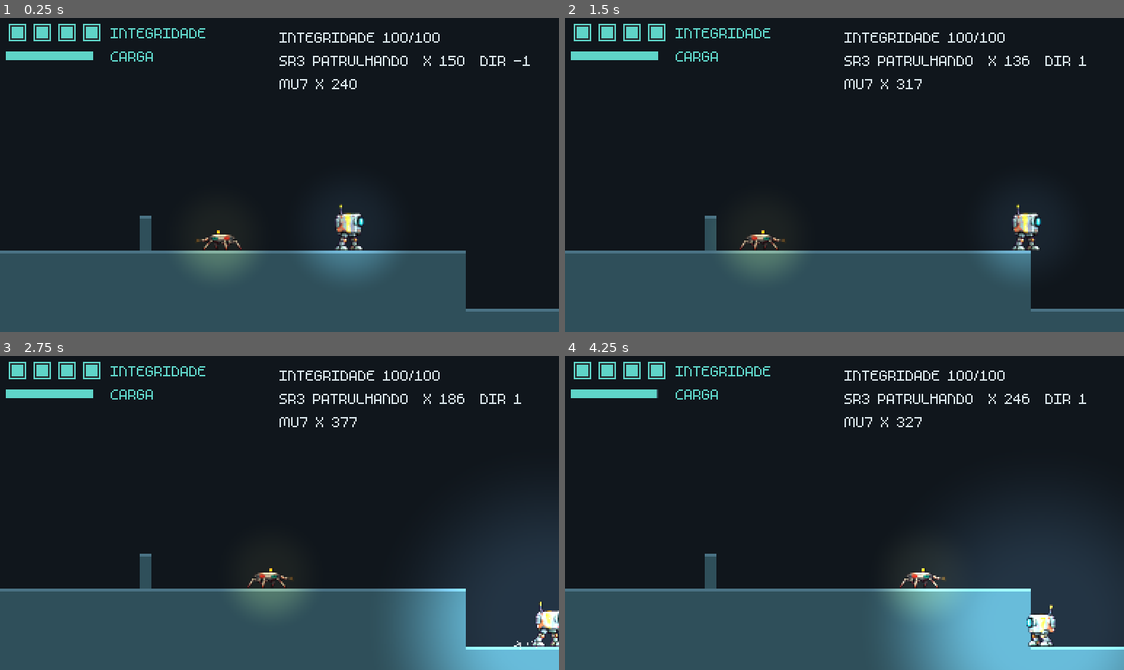
Above: before the commit, frames 1-4 (two rows, left to right).
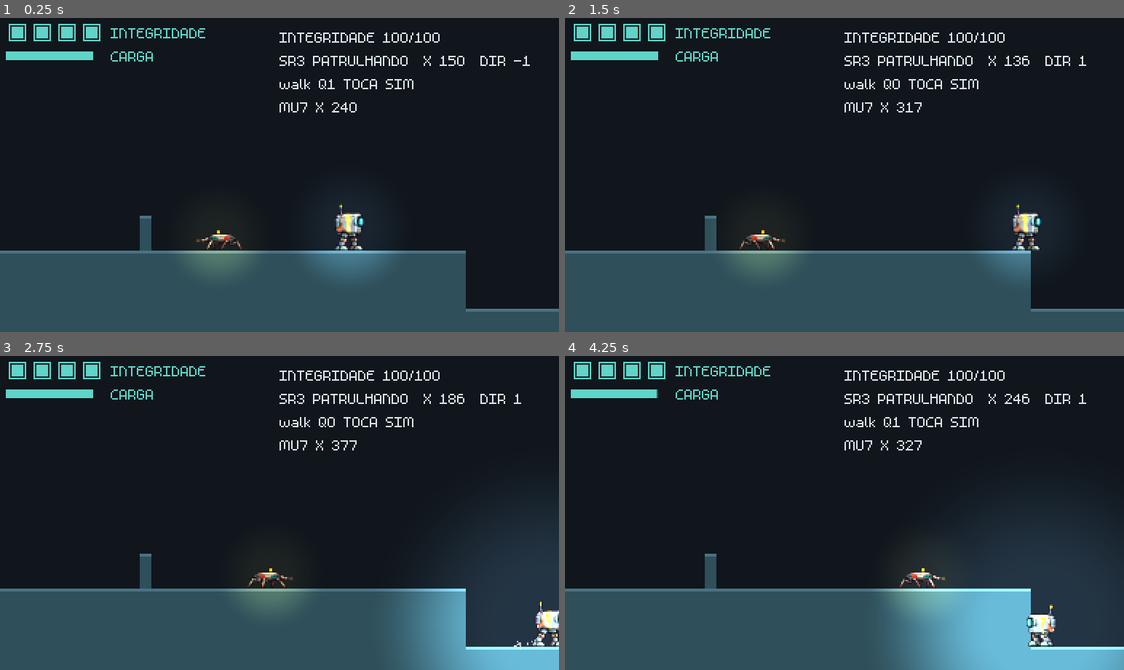
Above: after the commit, the same moments.

Repository: ErickScur/FAG-orbita
Game: Godot game, scene res://tests/qa/scenes/enemy_sandbox.tscn
Same seed, same stepped clock (60 frames per second), same inputs: the game is played once before the commit and once after it. This scene is started directly instead of the project's main scene. Sound files missing from this copy of the repository are replaced by a short silence.
Inputs (mouse positions are in pixels of both pictures, inside the frame that each line leads up to):
- Up to frame 1 (0.25 s): no input
- Up to frame 2 (1.5 s): tap Enter (ui_accept) at 0.5 s; move the mouse to (967, 159) at 0.52 s; hold D (move_right) 0.53-1.25 s; hold Q (beam) 0.53-1.25 s; click (967, 159) at 0.67 s; tap Space (jump) at 0.77 s; drag from (732, 190) to (1023, 231) at 1.27 s
- Up to frame 3 (2.75 s): move the mouse to (335, 443) at 2.02 s; hold D (move_right) from 2.03 s (still down); hold F (flashlight) from 2.03 s (still down)
- Up to frame 4 (4.25 s): release D (move_right) at 2.75 s; release F (flashlight) at 2.75 s; drag from (816, 575) to (1112, 629) at 2.77 s; move the mouse to (1012, 560) at 3.52 s; hold A (move_left) from 3.53 s (still down); tap L (log_archive) at 3.6 s; tap Space (jump) at 3.77 s

The runs differ from the first frame. In frame 1, 0.5% of the frame differs, in the area x 36-74%, y 19-75%; in frame 2, 0.5%; in frame 3, 0.4%; in frame 4, 0.5%.

Commit message:
fix(F22): a SR-3 estava congelada e caindo da passarela
O humano relatou que a aranha não anima. A folha de sprite estava correta — os
quatro quadros de caminhada diferem em cerca de 260 dos 512 pixels. Eram dois
defeitos independentes, os dois no mesmo bicho.

O primeiro: atribuir um conjunto de quadros a um AnimatedSprite2D já faz a
engine escolher a primeira animação, mas não a toca. A guarda do inimigo
comparava só o nome da animação, concluía que já estava em walk e nunca chamava
play. O MU-7 nunca sofreu disso porque a guarda dele também confere se está
tocando. Agora a decisão virou função pura e testável, com o cuidado de não
reiniciar uma animação de uma passada só quando ela termina no limite.

O segundo: a sonda que o inimigo usa para sentir a borda do chão enxergava
plataforma fina, mas o corpo dele atravessa plataforma fina. A aranha do andar
do meio saía do parapeito achando que havia chão, pisava no vão e caía dois
andares, sumindo da rota — o que o jogador leu como "não se mexe". A sonda
passou a usar a mesma máscara do corpo.

A colocação das três aranhas no mapa estava correta e nenhum arquivo de fase
foi tocado.

Um dos testes de máscara afirmava o bug em vez de proibi-lo, e foi reescrito.
Com o código antigo restaurado, os testes novos reprovam; com o conserto,
passam.

647 testes, 75 cenas no smoke. Travessia completa da Estufa refeita e fechando,
com integridade cheia ao chegar no protocolo das garras, que é justamente onde
essa aranha agora patrulha de verdade.

Diff:
--- a/scenes/enemies/sr3.gd
+++ b/scenes/enemies/sr3.gd
@@ -149,8 +149,12 @@
 
 
 func _play(anim: StringName) -> void:
-	if _sprite.sprite_frames == null or not _sprite.sprite_frames.has_animation(anim):
+	var frames: SpriteFrames = _sprite.sprite_frames
+	if frames == null or not frames.has_animation(anim):
 		return
-	if _sprite.animation == anim:
+	var restart: bool = Sr3Logic.should_restart_animation(
+		_sprite.animation, anim, _sprite.is_playing(), frames.get_animation_loop(anim)
+	)
+	if not restart:
 		return
 	_sprite.play(anim)
--- a/scenes/enemies/sr3.tscn
+++ b/scenes/enemies/sr3.tscn
@@ -34,7 +34,7 @@
 [node name="FloorProbe" type="RayCast2D" parent="."]
 position = Vector2(10, -2)
 target_position = Vector2(0, 10)
-collision_mask = 65
+collision_mask = 1
 
 [node name="WallProbe" type="RayCast2D" parent="."]
 position = Vector2(0, -5)
--- a/scripts/core/sr3_logic.gd
+++ b/scripts/core/sr3_logic.gd
@@ -40,6 +40,14 @@
 	return before > 0.0 and after <= 0.0
 
 
+static func should_restart_animation(
+	current: StringName, target: StringName, playing: bool, loops: bool
+) -> bool:
+	if current != target:
+		return true
+	return loops and not playing
+
+
 static func animation_for(remaining: float, total: float, folding_time: float) -> StringName:
 	if remaining <= 0.0:
 		return ANIM_WALK
--- /dev/null
+++ b/tests/qa/f22_sr3_animacao.json
@@ -0,0 +1,12 @@
+[
+  {"frame": 40, "screenshot": "s1_anda_a"},
+  {"frame": 46, "screenshot": "s2_anda_b"},
+  {"frame": 52, "screenshot": "s3_anda_c"},
+  {"frame": 264, "screenshot": "s4_dobra_a"},
+  {"frame": 270, "screenshot": "s5_dobra_b"},
+  {"frame": 300, "screenshot": "s6_off"},
+  {"frame": 360, "screenshot": "s7_off_b"},
+  {"frame": 540, "screenshot": "s8_acordou_a"},
+  {"frame": 546, "screenshot": "s9_acordou_b"},
+  {"frame": 560, "quit": true}
+]
--- /dev/null
+++ b/tests/qa/f22_sr3_estufa.json
@@ -0,0 +1,8 @@
+[
+  {"frame": 60, "screenshot": "g1_f060"},
+  {"frame": 66, "screenshot": "g2_f066"},
+  {"frame": 72, "screenshot": "g3_f072"},
+  {"frame": 90, "screenshot": "g4_f090"},
+  {"frame": 150, "screenshot": "g5_f150"},
+  {"frame": 160, "quit": true}
+]
--- a/tests/qa/scenes/enemy_sandbox.gd
+++ b/tests/qa/scenes/enemy_sandbox.gd
@@ -40,13 +40,25 @@
 		_sr3.shutdown(Balance.BEAM_SHUTDOWN_TIME)
 	if _status == null:
 		return
-	_status.text = "INTEGRIDADE %d/%d\nSR3 %s  X %d  DIR %d\nMU7 X %d" % [
+	_status.text = "INTEGRIDADE %d/%d\nSR3 %s  X %d  DIR %d\n%s\nMU7 X %d" % [
 		GameState.integrity,
 		GameState.integrity_max,
 		"DESLIGADA" if _sr3 != null and _sr3.is_shut_down() else "PATRULHANDO",
 		roundi(_sr3.global_position.x) if _sr3 != null else 0,
 		_sr3.dir if _sr3 != null else 0,
+		_animation_status(),
 		roundi(player.global_position.x) if player != null else 0,
+	]
+
+
+func _animation_status() -> String:
+	if _sr3 == null:
+		return "SEM SR3"
+	var sprite: AnimatedSprite2D = _sr3.get_node_or_null("AnimatedSprite2D")
+	if sprite == null or sprite.sprite_frames == null:
+		return "SEM FOLHA"
+	return "%s Q%d TOCA %s" % [
+		String(sprite.animation), sprite.frame, "SIM" if sprite.is_playing() else "NAO"
 	]
 
 
--- /dev/null
+++ b/tests/qa/scenes/sr3_probe.gd
@@ -0,0 +1,86 @@
+extends Node2D
+
+const DIALOGUE_FLAG_PREFIX: String = "dlg_"
+const STATUS_LAYER: int = 90
+const STATUS_POSITION: Vector2 = Vector2(8, 8)
+
+@export_file("*.tscn") var level_scene: String = "res://scenes/levels/greenhouse.tscn"
+@export var spawn_tile: Vector2i = Vector2i(18, 61)
+@export var silenced_sequences: Array[StringName] = [&"gh_enter"]
+
+var _level: Node2D = null
+var _status: Label = null
+
+
+func _ready() -> void:
+	GameState.new_game()
+	for sequence_id: StringName in silenced_sequences:
+		GameState.flags[DIALOGUE_FLAG_PREFIX + String(sequence_id)] = true
+	if not ResourceLoader.exists(level_scene):
+		push_warning("sr3_probe: fase ausente em %s" % level_scene)
+		return
+	var instance: Node = load(level_scene).instantiate()
+	if not (instance is Node2D):
+		instance.free()
+		return
+	_level = instance
+	add_child(_level)
+	_place_player()
+	_mount_status()
+
+
+func _process(_delta: float) -> void:
+	if _status == null:
+		return
+	var lines: PackedStringArray = []
+	var index: int = 0
+	for node: Node in get_tree().get_nodes_in_group(&"enemy"):
+		var enemy: Sr3 = node as Sr3
+		if enemy == null:
+			continue
+		index += 1
+		lines.append(_describe(index, enemy))
+	if lines.is_empty():
+		lines.append("NENHUM SR-3 NA FASE")
+	_status.text = "\n".join(lines)
+
+
+func _describe(index: int, enemy: Sr3) -> String:
+	var sprite: AnimatedSprite2D = enemy.get_node_or_null("AnimatedSprite2D")
+	var tile: Vector2i = Vector2i(enemy.global_position) / Balance.TILE_SIZE
+	var animation: String = "SEM FOLHA"
+	var frame: int = -1
+	var playing: String = "NAO"
+	if sprite != null and sprite.sprite_frames != null:
+		animation = String(sprite.animation)
+		frame = sprite.frame
+		playing = "SIM" if sprite.is_playing() else "NAO"
+	return "SR3 %d T %d,%d DIR %d %s Q%d TOCA %s" % [
+		index, tile.x, tile.y, enemy.dir, animation, frame, playing
+	]
+
+
+func _mount_status() -> void:
+	var layer := CanvasLayer.new()
+	layer.layer = STATUS_LAYER
+	add_child(layer)
+	_status = Label.new()
+	_status.position = STATUS_POSITION
+	_status.add_theme_font_size_override("font_size", 16)
+	layer.add_child(_status)
+
+
+func _place_player() -> void:
+	var players: Array[Node] = get_tree().get_nodes_in_group(&"player")
+	if players.is_empty():
+		push_warning("sr3_probe: jogador ausente em %s" % level_scene)
+		return
+	var body: Node2D = players[0] as Node2D
+	if body == null:
+		return
+	body.global_position = Vector2(
+		float(spawn_tile.x * Balance.TILE_SIZE) + float(Balance.TILE_SIZE) * 0.5,
+		float((spawn_tile.y + 1) * Balance.TILE_SIZE)
+	)
+	if body.has_method("snap_camera"):
+		body.call("snap_camera")
--- /dev/null
+++ b/tests/qa/scenes/sr3_probe_canopy.tscn
@@ -0,0 +1,7 @@
+[gd_scene load_steps=2 format=3 uid="uid://c0rbitasr3pb02"]
+
+[ext_resource type="Script" path="res://tests/qa/scenes/sr3_probe.gd" id="1_sr3probe"]
+
+[node name="Sr3ProbeCanopy" type="Node2D"]
+script = ExtResource("1_sr3probe")
+spawn_tile = Vector2i(21, 21)
--- /dev/null
+++ b/tests/qa/scenes/sr3_probe_nursery.tscn
@@ -0,0 +1,7 @@
+[gd_scene load_steps=2 format=3 uid="uid://c0rbitasr3pb01"]
+
+[ext_resource type="Script" path="res://tests/qa/scenes/sr3_probe.gd" id="1_sr3probe"]
+
+[node name="Sr3ProbeNursery" type="Node2D"]
+script = ExtResource("1_sr3probe")
+spawn_tile = Vector2i(18, 61)
--- a/tests/test_enemy_scenes.gd
+++ b/tests/test_enemy_scenes.gd
@@ -36,6 +36,7 @@
 	var node: Node = _instantiate(SR3_SCENE)
 	if node == null:
 		return
+	var body: CharacterBody2D = node
 	var floor_probe: RayCast2D = node.get_node_or_null("FloorProbe")
 	var wall_probe: RayCast2D = node.get_node_or_null("WallProbe")
 	assert_not_null(floor_probe, "sonda de chão")
@@ -43,12 +44,33 @@
 	if floor_probe != null:
 		assert_eq(
 			floor_probe.collision_mask,
-			LAYER_WORLD | LAYER_ONE_WAY,
-			"sonda de chão vê mundo e plataforma fina"
+			body.collision_mask,
+			"sonda de chão só enxerga o que o corpo pisa"
 		)
+		assert_eq(floor_probe.collision_mask & LAYER_ONE_WAY, 0, "plataforma fina não é chão")
 		assert_true(floor_probe.target_position.y > 0.0, "sonda de chão aponta para baixo")
 	if wall_probe != null:
 		assert_eq(wall_probe.collision_mask, LAYER_WORLD, "sonda de parede vê o mundo")
+	node.free()
+
+
+func test_sr3_walks_its_animation_as_soon_as_it_enters_the_scene() -> void:
+	var node: Node = _instantiate(SR3_SCENE)
+	if node == null:
+		return
+	var root: Node = _root()
+	if root == null:
+		fail("árvore indisponível")
+		node.free()
+		return
+	root.add_child(node)
+	var sprite: AnimatedSprite2D = node.get_node_or_null("AnimatedSprite2D")
+	assert_not_null(sprite, "sprite animado")
+	if sprite != null:
+		assert_not_null(sprite.sprite_frames, "folha montada")
+		assert_eq(sprite.animation, Sr3Logic.ANIM_WALK, "animação de caminhada")
+		assert_true(sprite.is_playing(), "caminhada tocando desde o início")
+	root.remove_child(node)
 	node.free()
 
 
@@ -98,3 +120,8 @@
 		fail("cena inválida: %s" % path)
 		return null
 	return scene.instantiate()
+
+
+func _root() -> Node:
+	var loop: SceneTree = Engine.get_main_loop() as SceneTree
+	return loop.root if loop != null else null
--- a/tests/test_sprite_sheet.gd
+++ b/tests/test_sprite_sheet.gd
@@ -56,3 +56,19 @@
 	var frames: SpriteFrames = SpriteSheet.build_frames(null, FRAME_SIZE, [])
 	assert_not_null(frames, "recurso criado")
 	assert_eq(frames.get_animation_names().size(), 0, "sem animações")
+
+
+func test_assigning_frames_selects_an_animation_without_playing_it() -> void:
+	var texture: Texture2D = AssetResolver.texture(SHEET_PATH)
+	if texture == null:
+		fail("textura ausente")
+		return
+	var rows: Array[Dictionary] = [
+		{"name": &"walk", "row": 1, "frames": 6, "fps": 10.0, "loop": true},
+	]
+	var frames: SpriteFrames = SpriteSheet.build_frames(texture, FRAME_SIZE, rows)
+	var sprite := AnimatedSprite2D.new()
+	sprite.sprite_frames = frames
+	assert_true(frames.has_animation(sprite.animation), "a folha já escolhe uma animação")
+	assert_false(sprite.is_playing(), "escolher não é tocar")
+	sprite.free()
--- a/tests/test_sr3_logic.gd
+++ b/tests/test_sr3_logic.gd
@@ -71,3 +71,31 @@
 	)
 	assert_eq(Sr3Logic.animation_for(total - 1.0, total, 0.4), Sr3Logic.ANIM_OFF, "desligada")
 	assert_eq(Sr3Logic.animation_for(0.0, total, 0.4), Sr3Logic.ANIM_WALK, "voltou a patrulhar")
+
+
+func test_animation_restarts_when_the_sheet_only_selected_it() -> void:
+	assert_true(
+		Sr3Logic.should_restart_animation(&"walk", &"walk", false, true),
+		"animação escolhida pela folha mas parada precisa tocar"
+	)
+
+
+func test_animation_keeps_running_without_restarting() -> void:
+	assert_false(
+		Sr3Logic.should_restart_animation(&"walk", &"walk", true, true),
+		"animação em andamento não reinicia"
+	)
+
+
+func test_animation_changes_when_the_target_is_another_one() -> void:
+	assert_true(
+		Sr3Logic.should_restart_animation(&"walk", &"shutdown", true, false),
+		"troca de animação sempre toca"
+	)
+
+
+func test_finished_single_shot_animation_stays_finished() -> void:
+	assert_false(
+		Sr3Logic.should_restart_animation(&"shutdown", &"shutdown", false, false),
+		"dobra terminada não recomeça"
+	)
Not shown, added: tests/qa/scenes/sr3_probe.gd.uid
